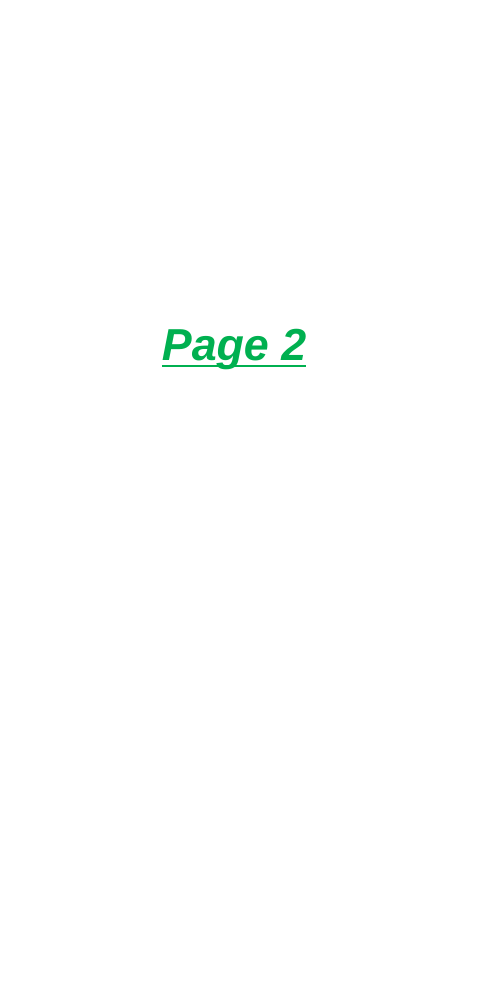
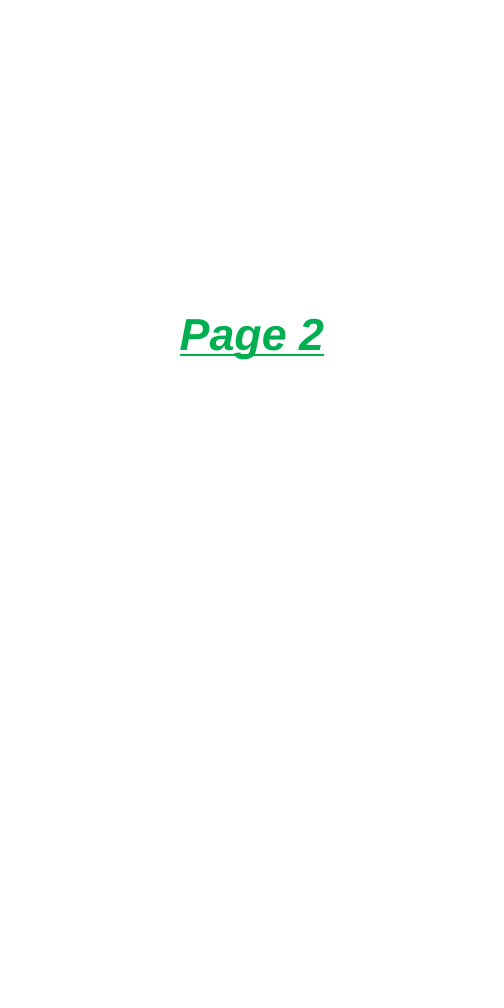
Before and after one commit to Jaswa315/Luna_Mhealth, a slide deck: slide 2 of luna_authoring_system/samples/Luna_sample_module.pptx. Drawn at 504x1008 pixels with LibreOffice and Linux fonts; fonts in the diff are those of the drawing. Boxes give left, top, right and bottom in pixels: in the first picture for what was removed or moved away, otherwise in the second. Text is boxed around its words. In the diff, an @@ line names an element or a change of style, - is before the commit and + after.

```diff
--- a/luna_authoring_system/samples/Luna_sample_module.pptx
+++ b/luna_authoring_system/samples/Luna_sample_module.pptx
@@ text "Page 2": place and size @@
-text "Page 2" at box(162, 328, 306, 369)
+text "Page 2" at box(180, 318, 324, 359)
```
Also in this commit, not shown: 1 slide added, 11 other files.
